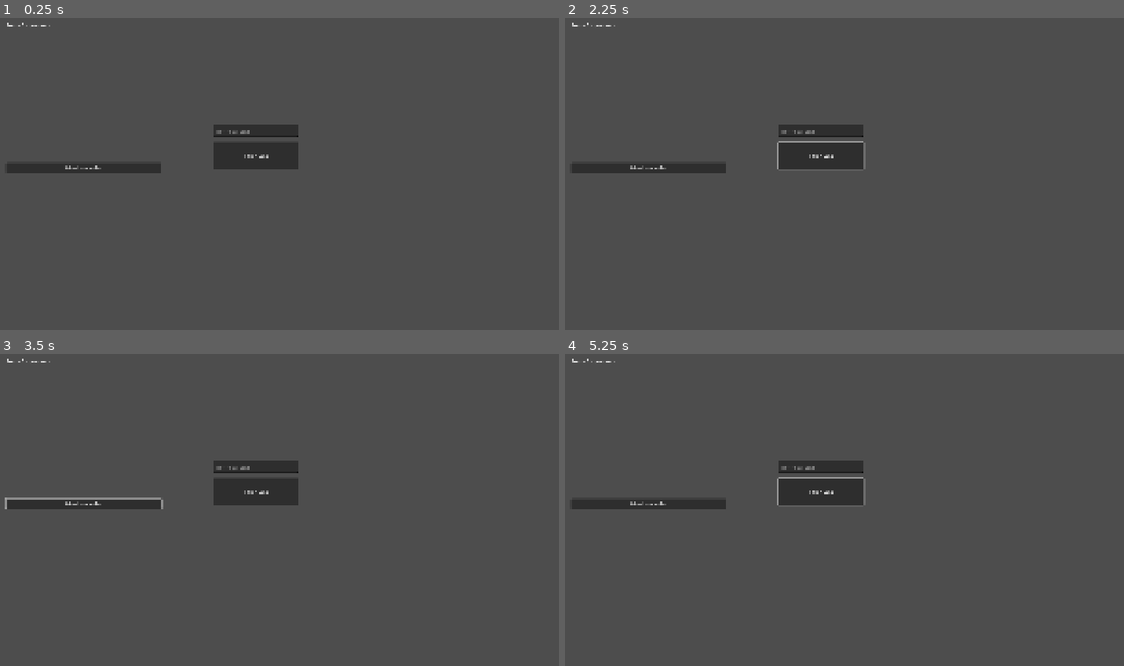
Above: before the commit, frames 1-4 (two rows, left to right).
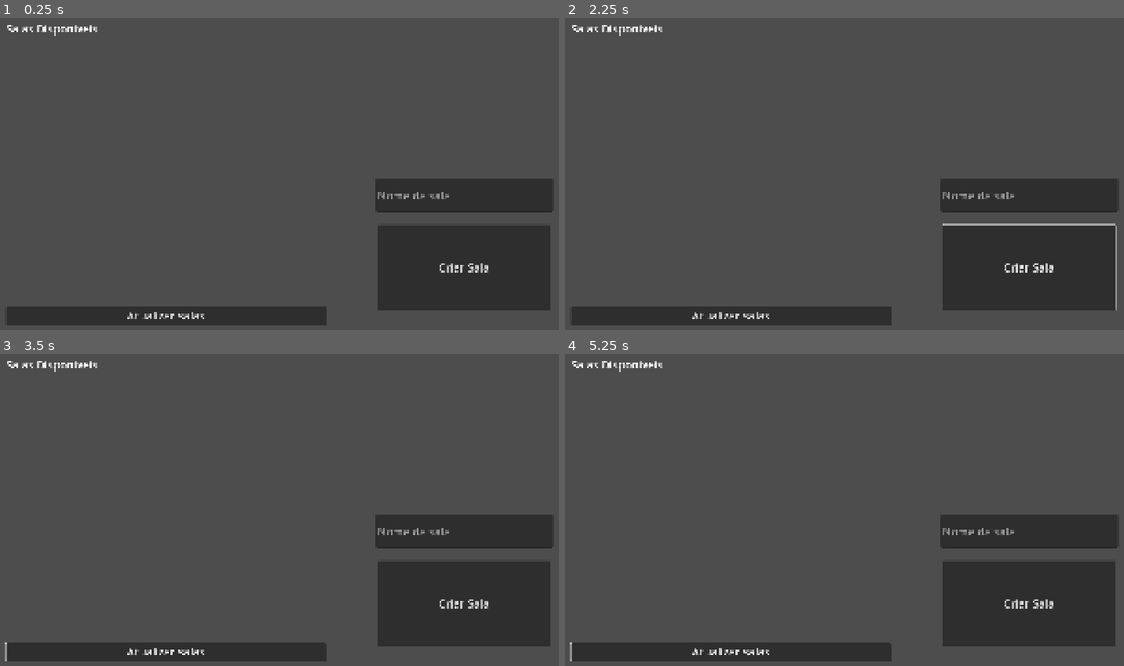
Above: after the commit, the same moments.

Repository: Lulu-caxz/Codigo-Azul
Game: Godot game, scene res://scenes/TelaInicial.tscn
Two runs of this game, one before a commit and one after it. Both use one fixed random seed, a clock stepped at 60 frames per second and the inputs below. This scene is started directly instead of the project's main scene.
Inputs (mouse positions are in pixels of both pictures, inside the frame that each line leads up to):
- Up to frame 1 (0.25 s): no input
- Up to frame 2 (2.25 s): click "Criar Sala" at 0.5 s; click "Atualizar salas" at 1.25 s; tap Enter (ui_accept) at 2 s; move the mouse to (978, 152) at 2.02 s; hold Right (ui_right) from 2.03 s (still down); hold Ctrl (ctrl) from 2.03 s (still down)
- Up to frame 3 (3.5 s): tap Enter (ui_accept) at 2.27, 2.75, 3.02 s; move the mouse to (150, 522) at 2.77 s; release Right (ui_right) at 2.78 s; release Ctrl (ctrl) at 2.78 s; hold Down (ui_down) from 2.78 s (still down); tap Ctrl (ctrl) at 2.85 s
- Up to frame 4 (5.25 s): tap Enter (ui_accept) at 3.5, 4.25, 4.52, 5 s; move the mouse to (900, 428) at 3.52 s; release Down (ui_down) at 3.53 s; hold Right (ui_right) 3.53-4.28 s; hold Ctrl (ctrl) 3.53-4.28 s; move the mouse to (805, 575) at 4.27 s; hold Up (ui_up) 4.28-5.03 s; tap Ctrl (ctrl) at 4.35 s; move the mouse to (1028, 556) at 5.02 s; hold Left (ui_left) from 5.03 s (still down); hold Ctrl (ctrl) from 5.03 s (still down)

The runs differ from the first frame. In frame 1, 18% of the frame differs, in the area x 1-99%, y 1-99%; in frame 2, 18%; in frame 3, 18%; in frame 4, 18%.

Commit message:
adicionando entrar na sala

Diff:
--- a/project.godot
+++ b/project.godot
@@ -23,7 +23,6 @@
 
 [debug]
 
-settings/stdout/print_fps=true
 GeracaoMapa="*uid://bs6hqrt1jm1y0"
 ConectSupa="*uid://cqfyk0ey8n0f1"
 
--- a/scenes/TelaInicial.tscn
+++ b/scenes/TelaInicial.tscn
@@ -20,11 +20,12 @@
 layout_mode = 1
 offset_left = -242.0
 offset_top = -102.0
-offset_right = 233.0
-offset_bottom = 363.0
+offset_right = 737.0
+offset_bottom = 828.0
 
 [node name="SalasDisponiveis" type="Label" parent="Control/VBoxContainer" unique_id=1663992242]
 layout_mode = 2
+theme_override_font_sizes/font_size = 34
 text = "Salas Disponiveis"
 
 [node name="ScrollContainer" type="ScrollContainer" parent="Control/VBoxContainer" unique_id=120545632]
@@ -35,17 +36,19 @@
 layout_mode = 2
 size_flags_horizontal = 3
 size_flags_vertical = 3
+theme_override_constants/separation = 10
 
 [node name="AtualizarSalas" type="Button" parent="Control/VBoxContainer" unique_id=669519658]
 layout_mode = 2
+theme_override_font_sizes/font_size = 34
 text = "Atualizar salas"
 
 [node name="Control" type="Control" parent="Control" unique_id=1274037798]
 anchors_preset = 0
-offset_left = 316.0
-offset_top = 15.0
-offset_right = 356.0
-offset_bottom = 55.0
+offset_left = 841.0
+offset_top = 268.0
+offset_right = 1460.0
+offset_bottom = 805.0
 
 [node name="CriarSala" type="Node" parent="Control/Control" unique_id=67337243]
 script = ExtResource("2_0b72l")
@@ -54,21 +57,23 @@
 
 [node name="BotaoCriarSala" type="Button" parent="Control/Control" unique_id=274821921]
 layout_mode = 0
-offset_left = 76.0
+offset_left = 53.0
 offset_top = 254.0
-offset_right = 336.0
-offset_bottom = 337.0
+offset_right = 582.0
+offset_bottom = 514.0
+theme_override_font_sizes/font_size = 34
 text = "Criar Sala"
 
 [node name="LineEdit" type="LineEdit" parent="Control/Control" unique_id=692002674]
 layout_mode = 1
 anchors_preset = -1
-anchor_left = 1.7750001
-anchor_top = 4.9
-anchor_right = 1.7750001
-anchor_bottom = 4.9
-offset_left = 6.0
-offset_top = 3.0
-offset_right = 263.0
-offset_bottom = 43.0
+anchor_left = 0.22000001
+anchor_top = 0.18200001
+anchor_right = 0.22000001
+anchor_bottom = 0.18200001
+offset_left = -88.18001
+offset_top = 16.265991
+offset_right = 453.82
+offset_bottom = 117.26599
+theme_override_font_sizes/font_size = 34
 placeholder_text = "Nome da sala"
--- a/scripts/criarSala.gd
+++ b/scripts/criarSala.gd
@@ -2,11 +2,15 @@
 
 signal sala_criada(dados: Dictionary)
 signal erro_ao_criar(mensagem: String)
+signal entrada_concluida(sucesso: bool)
 
 const PROJECT_REF: String = "ovkvgnnsxmpymcjclnzo"
 const SUPABASE_KEY: String = "sb_publishable_3FDWeQxz2a8wEO-se44m-w_guLkTpR5"
 
 @onready var http: HTTPRequest = $HTTPRequest
+
+var operacao_atual: String = ""
+var jogador_id: String = ""
 
 
 func _ready() -> void:
@@ -15,10 +19,7 @@
 
 
 func criar_sala(nome: String = "Nova sala") -> void:
-	var url: String = (
-        "https://%s.supabase.co/rest/v1/salas"
-		% PROJECT_REF
-	)
+	var url: String = "https://%s.supabase.co/rest/v1/salas" % PROJECT_REF
 
 	var seed_mapa: int = randi_range(0, 2147483647)
 
@@ -35,26 +36,134 @@
 		"iniciado": false
 	}
 
-	var headers: PackedStringArray = [
+	var headers := PackedStringArray([
 		"Content-Type: application/json",
 		"apikey: " + SUPABASE_KEY,
 		"Authorization: Bearer " + SUPABASE_KEY,
-        "Prefer: return=representation"
-	]
-
-	var corpo: String = JSON.stringify(dados)
-
-	var resultado: Error = http.request(
+		"Prefer: return=representation"
+	])
+
+	operacao_atual = "criar"
+
+	var resultado := http.request(
 		url,
 		headers,
 		HTTPClient.METHOD_POST,
-		corpo
+		JSON.stringify(dados)
 	)
 
 	if resultado != OK:
-		erro_ao_criar.emit(
-			"Não foi possível iniciar a requisição: %s" % resultado
-		)
+		operacao_atual = ""
+		erro_ao_criar.emit("Não foi possível iniciar a requisição: %s" % resultado)
+
+
+func entrar_na_sala(id_sala: String, papel: String) -> bool:
+	if papel != "F" and papel != "C":
+		push_error("Papel inválido: " + papel)
+		return false
+
+	var campo: String
+	if papel == "F":
+		campo = "jogador_f_id"
+	else:
+		campo = "jogador_c_id"
+
+	# Consultar a sala antes de tentar entrar.
+	var url_consulta: String = (
+		"https://%s.supabase.co/rest/v1/salas" % PROJECT_REF
+		+ "?select=id," + campo + ",iniciado"
+		+ "&id=eq." + id_sala.uri_encode()
+	)
+
+	var headers := PackedStringArray([
+		"apikey: " + SUPABASE_KEY,
+		"Authorization: Bearer " + SUPABASE_KEY
+	])
+
+	var http_consulta := HTTPRequest.new()
+	add_child(http_consulta)
+
+	var erro := http_consulta.request(
+		url_consulta,
+		headers,
+		HTTPClient.METHOD_GET
+	)
+
+	if erro != OK:
+		http_consulta.queue_free()
+		push_error("Não foi possível consultar a sala.")
+		return false
+
+	var resposta_http = await http_consulta.request_completed
+	http_consulta.queue_free()
+
+	var resultado: int = resposta_http[0]
+	var codigo_http: int = resposta_http[1]
+	var corpo: PackedByteArray = resposta_http[3]
+	var texto: String = corpo.get_string_from_utf8()
+
+	if resultado != HTTPRequest.RESULT_SUCCESS:
+		push_error("Falha de conexão ao consultar a sala.")
+		return false
+
+	if codigo_http < 200 or codigo_http >= 300:
+		push_error("Erro HTTP ao consultar sala: " + str(codigo_http))
+		print(texto)
+		return false
+
+	var dados = JSON.parse_string(texto)
+
+	if not dados is Array or dados.is_empty():
+		push_error("Sala não encontrada.")
+		return false
+
+	var sala: Dictionary = dados[0]
+
+	if sala.get("iniciado", false):
+		print("A partida já foi iniciada.")
+		return false
+
+	var jogador_atual = sala.get(campo)
+
+	if jogador_atual != null and str(jogador_atual) != "":
+		print("A vaga do Player ", papel, " já está ocupada.")
+		return false
+
+	# A vaga parece livre; agora tentar ocupá-la no servidor.
+	var crypto := Crypto.new()
+	jogador_id = crypto.generate_random_bytes(16).hex_encode()
+
+	var url_atualizacao: String = (
+		"https://%s.supabase.co/rest/v1/salas" % PROJECT_REF
+		+ "?id=eq." + id_sala.uri_encode()
+		+ "&" + campo + "=is.null"
+		+ "&iniciado=eq.false"
+	)
+
+	Global.salaID = id_sala.uri_encode()
+
+	var headers_patch := PackedStringArray([
+		"Content-Type: application/json",
+		"apikey: " + SUPABASE_KEY,
+		"Authorization: Bearer " + SUPABASE_KEY,
+		"Prefer: return=representation"
+	])
+
+	operacao_atual = "entrar"
+
+	var erro_patch := http.request(
+		url_atualizacao,
+		headers_patch,
+		HTTPClient.METHOD_PATCH,
+		JSON.stringify({campo: jogador_id})
+	)
+
+	if erro_patch != OK:
+		operacao_atual = ""
+		push_error("Não foi possível iniciar a entrada na sala.")
+		return false
+
+	return await entrada_concluida
 
 
 func _ao_receber_resposta(
@@ -64,22 +173,40 @@
 	corpo: PackedByteArray
 ) -> void:
 	var texto: String = corpo.get_string_from_utf8()
+	var operacao := operacao_atual
+	operacao_atual = ""
 
 	if resultado != HTTPRequest.RESULT_SUCCESS:
 		erro_ao_criar.emit("Erro de conexão com o Supabase.")
+		if operacao == "entrar":
+			entrada_concluida.emit(false)
 		return
 
 	if codigo_http < 200 or codigo_http >= 300:
 		erro_ao_criar.emit(
 			"Supabase retornou HTTP %d: %s" % [codigo_http, texto]
 		)
+		if operacao == "entrar":
+			entrada_concluida.emit(false)
 		return
 
 	var resposta = JSON.parse_string(texto)
 
-	if resposta is Array and not resposta.is_empty():
-		var sala: Dictionary = resposta[0]
-		print("Sala criada! ID: ", sala.get("id"))
-		sala_criada.emit(sala)
-	else:
-		erro_ao_criar.emit("Resposta inesperada: " + texto)
+	if operacao == "criar":
+		if resposta is Array and not resposta.is_empty():
+			sala_criada.emit(resposta[0])
+		else:
+			erro_ao_criar.emit("Resposta inesperada: " + texto)
+
+	elif operacao == "entrar":
+		if codigo_http < 200 or codigo_http >= 300:
+			push_error("O Supabase recusou a entrada.")
+			entrada_concluida.emit(false)
+			return
+
+		if resposta is Array and not resposta.is_empty():
+			entrada_concluida.emit(true)
+		else:
+			print("Nenhuma linha foi atualizada.")
+			print("Verifique o ID da sala, a vaga e as políticas RLS.")
+			entrada_concluida.emit(false)
--- a/scripts/geracaoMundo/mundoManager.gd
+++ b/scripts/geracaoMundo/mundoManager.gd
@@ -22,3 +22,5 @@
 
 	# 3) malha + colisao ja com as ruas (assincrono). Crie o jogador depois disso.
 	await terreno.gerar_malha()
+
+	print(Global.salaID)
--- a/scripts/global.gd
+++ b/scripts/global.gd
@@ -24,3 +24,5 @@
 	if x < 0 or z < 0 or x >= largura or z >= profundidade:
 		return 0
 	return tipos[x * profundidade + z]
+
+var salaID: String
--- a/scripts/telaInicial.gd
+++ b/scripts/telaInicial.gd
@@ -50,11 +50,8 @@
 	_cabecalhos: PackedStringArray,
 	corpo: PackedByteArray
 ) -> void:
-	print("Resultado da requisição: ", resultado)
-	print("Código HTTP: ", codigo_http)
 
 	var texto: String = corpo.get_string_from_utf8()
-	print("Resposta do Supabase: ", texto)
 
 	if resultado != HTTPRequest.RESULT_SUCCESS:
 		push_error("Falha na conexão com o Supabase.")
@@ -71,15 +68,11 @@
 		return
 
 	salas_carregadas = resposta
-	print("Quantidade de salas recebidas: ", salas_carregadas.size())
 
 	mostrar_salas()
 
 
 func mostrar_salas() -> void:
-	print("VBoxContainer: ", lista_salas.get_parent().get_parent().size)
-	print("ScrollContainer: ", lista_salas.get_parent().size)
-	print("ListaSalas: ", lista_salas.size)
 	for filho in lista_salas.get_children():
 		filho.queue_free()
 
@@ -97,20 +90,43 @@
 
 	var titulo := Label.new()
 	titulo.text = str(sala.get("nome", "Sala sem nome"))
+	titulo.add_theme_font_size_override("font_size", 34)
 	conteudo.add_child(titulo)
 
 	var linha := HBoxContainer.new()
 	linha.size_flags_horizontal = Control.SIZE_EXPAND_FILL
 	conteudo.add_child(linha)
 
+	var jogador_f_ocupado: bool = (
+		not str(sala.get("jogador_f_id", "")).is_empty()
+		and sala.get("jogador_f_id") != null
+	)
+
+	var jogador_c_ocupado: bool = (
+		not str(sala.get("jogador_c_id", "")).is_empty()
+		and sala.get("jogador_c_id") != null
+	)
+
+	var sala_iniciada: bool = sala.get("iniciado", false)
+
 	var botao_f := Button.new()
 	botao_f.text = "Player F"
 	botao_f.size_flags_horizontal = Control.SIZE_EXPAND_FILL
+	botao_f.add_theme_font_size_override("font_size", 34)
+	botao_f.disabled = jogador_f_ocupado or sala_iniciada
+	botao_f.pressed.connect(
+		func(): _ao_clicar_entrar(str(sala.get("id", "")), "F")
+	)
 	linha.add_child(botao_f)
 
 	var botao_c := Button.new()
 	botao_c.text = "Player C"
 	botao_c.size_flags_horizontal = Control.SIZE_EXPAND_FILL
+	botao_c.add_theme_font_size_override("font_size", 34)
+	botao_c.disabled = jogador_c_ocupado or sala_iniciada
+	botao_c.pressed.connect(
+		func(): _ao_clicar_entrar(str(sala.get("id", "")), "C")
+	)
 	linha.add_child(botao_c)
 
 	lista_salas.add_child(card)
@@ -120,13 +136,37 @@
 	print("Solicitando entrada na sala: ", id_sala)
 	print("Papel escolhido: Player ", papel)
 
+	var sucesso: bool = await criador_sala.entrar_na_sala(
+		id_sala,
+		papel
+	)
+
+	if not sucesso:
+		push_error("Não foi possível entrar na sala.")
+		atualizar_salas()
+		return
+
 	solicitou_entrada.emit(id_sala, papel)
+
+	var cena
+	if papel == "F":
+		cena = get_tree().change_scene_to_file(
+			"res://scenes/cidade/Main.tscn"
+		)
+	else:
+		cena = get_tree().change_scene_to_file(
+			"res://scenes/central/Main.tscn"
+		)
+
+	if cena != OK:
+		push_error("Erro ao trocar de cena: " + str(cena))
 
 func _ao_clicar_criar_sala() -> void:
 	if nome_sala_input.text == "":
 		await criador_sala.criar_sala("Nova sala")
 	else:
 		await criador_sala.criar_sala(nome_sala_input.text)
+	await get_tree().create_timer(1).timeout
 	atualizar_salas()
 
 func _on_botao_atualizar_pressed() -> void:
